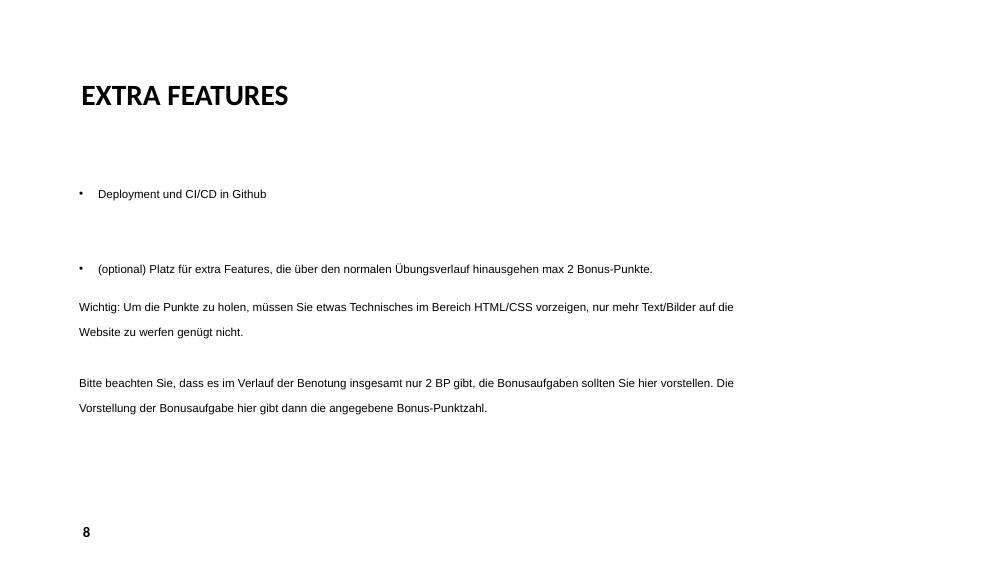
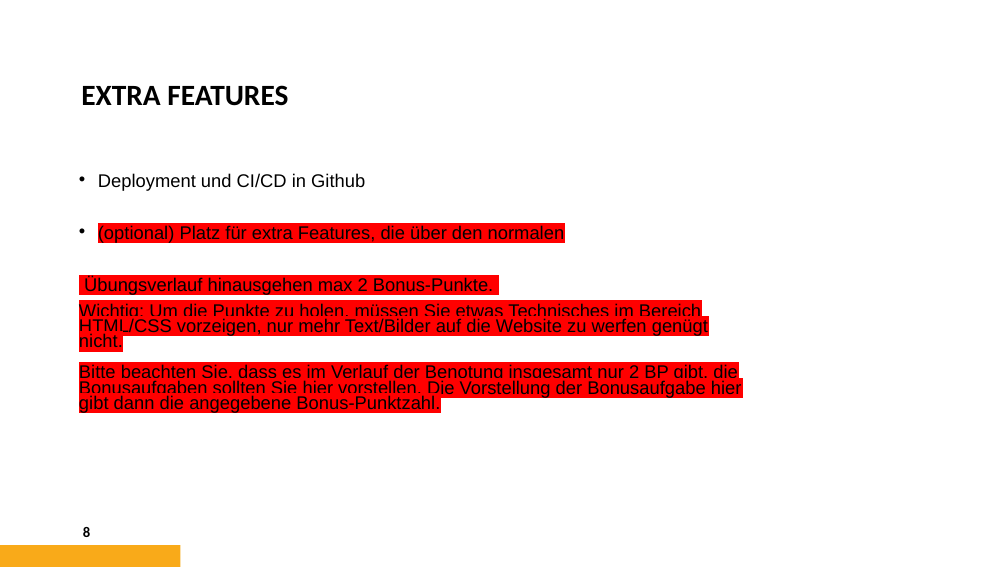
Before and after one commit to patricjenni/kochrezepte, a slide deck: slide 8 of docs/Präsentation_Kochrezepte.pptx. Drawn at 1008x567 pixels with LibreOffice and Linux fonts; fonts in the diff are those of the drawing; background and template pictures are left out. Boxes give left, top, right and bottom in pixels: in the first picture for what was removed or moved away, otherwise in the second. Text is boxed around its words. In the diff, an @@ line names an element or a change of style, - is before the commit and + after.

```diff
--- a/docs/Präsentation_Kochrezepte.pptx
+++ b/docs/Präsentation_Kochrezepte.pptx
@@ text at box(79, 173, 742, 413): size 11 to 17.5 pt in "Deployment und CI/CD in Github", "Wichtig: Um die Punkte zu holen, müssen ..."; highlight none to #FF0000 in "Wichtig: Um die Punkte zu holen, müssen ..."; line spacing 24pt to 0.7; less space between paragraphs @@
@@ text at box(84, 225, 565, 294): text changed; size 11 to 17.5 pt @@
-• (optional) Platz für extra Features, die über den normalen Übungsverlauf hinausgehen max 2 Bonus-Punkte.
+• (optional) Platz für extra Features, die über den normalen
+Übungsverlauf hinausgehen max 2 Bonus-Punkte.
@@ rectangle added at box(0, 545, 181, 567), fill #F9AA19 @@
```
Also in this commit, not shown: 7 other slides changed, 9 slides removed.
